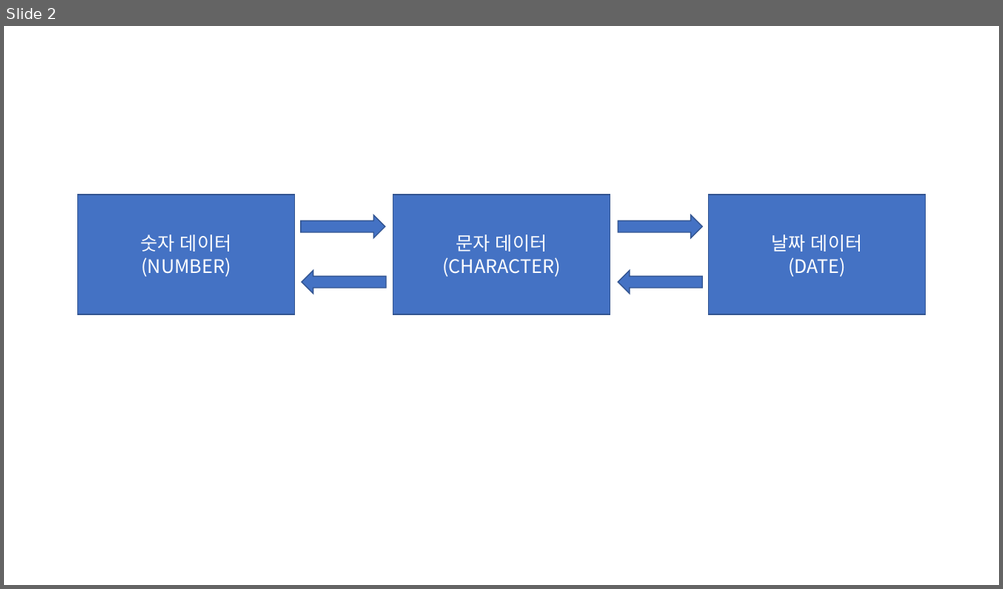
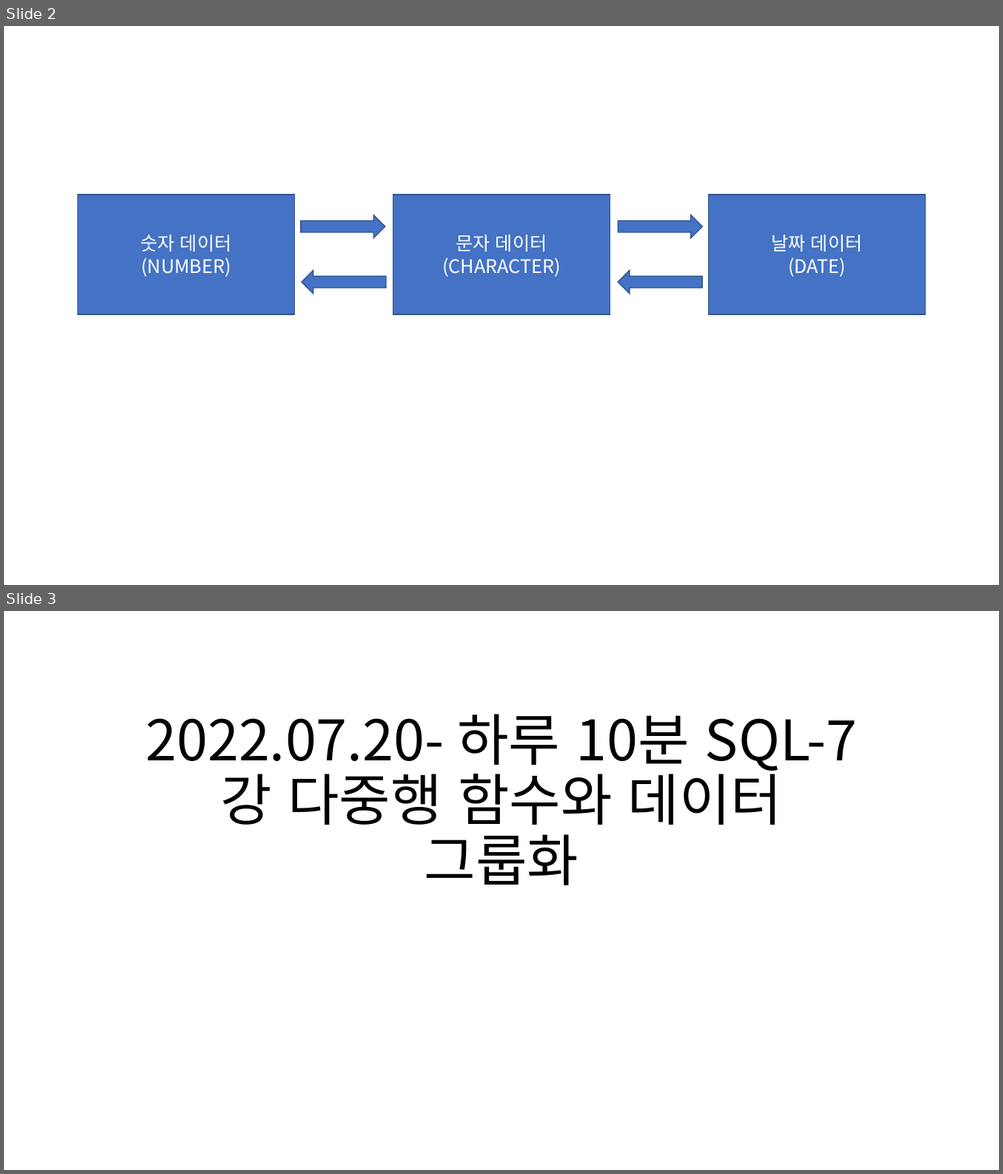
Before and after one commit to Dingadung/2022-study-workspace, a slide deck: study-note/데이터베이스/2022.07.20- 하루 10분 SQL-6강 데이터 처리와 가공을 위한 오라클 함수.pptx. Shown one above the other, each under a label of ours: slide 2 before the commit, slides 2 and 3 after it. The pictures are 1003x589 and 1003x1174 pixels, drawn with LibreOffice and Linux fonts; fonts in the diff are those of the drawing. Boxes give left, top, right and bottom in pixels: in the first picture for what was removed or moved away, otherwise in the second. Text is boxed around its words. In the diff, an @@ line names an element or a change of style, - is before the commit and + after.

```diff
--- a/study-note/데이터베이스/2022.07.20- 하루 10분 SQL-6강 데이터 처리와 가공을 위한 오라클 함수.pptx
+++ b/study-note/데이터베이스/2022.07.20- 하루 10분 SQL-6강 데이터 처리와 가공을 위한 오라클 함수.pptx
@@ slide 3 added at (x1=4, y1=611, x2=999, y2=1170), background #FFFFFF @@
@@ title added at (x1=145, y1=714, x2=857, y2=886), 54 pt, text #000000 @@
+2022.07.20- 하루 10분 SQL-7강 다중행 함수와 데이터 그룹화
```
Also in this commit, not shown: 1 other slide added, 1 other file.
